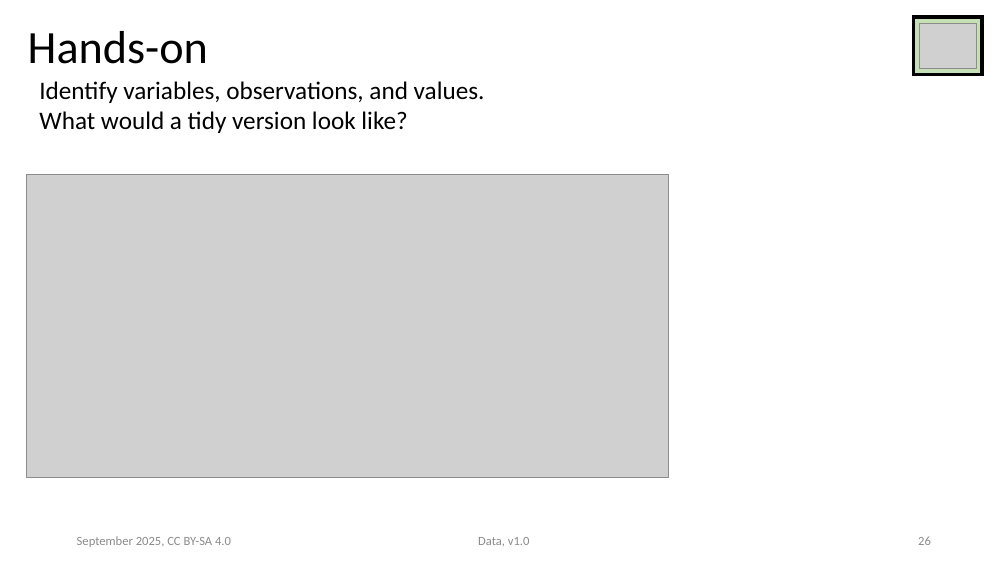
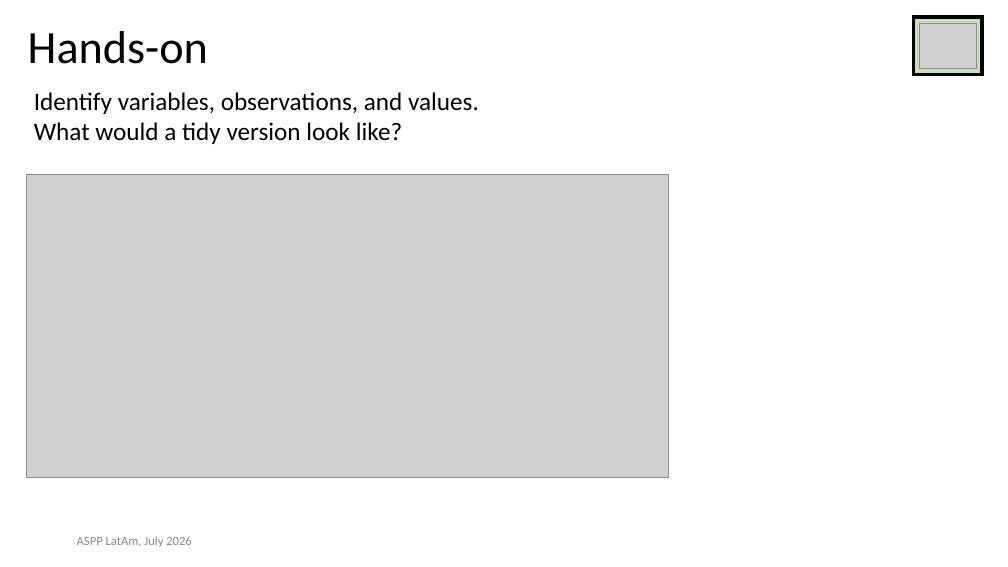
Before and after one commit to ASPP/data_class, a slide deck: slide 35 of tabular_data.pptx (slide 26 before the commit). Drawn at 1008x567 pixels with LibreOffice and Linux fonts; fonts in the diff are those of the drawing; grey boxes stand for pictures. Boxes give left, top, right and bottom in pixels: in the first picture for what was removed or moved away, otherwise in the second. Text is boxed around its words. In the diff, an @@ line names an element or a change of style, - is before the commit and + after.

Commit message:
tabular data presentation complete

```diff
--- a/tabular_data.pptx
+++ b/tabular_data.pptx
@@ text "Identify variables, observations, and values. ...": place and size @@
-text "Identify variables, observations, and values. ..." at box(39, 81, 485, 133)
+text "Identify variables, observations, and values. ..." at box(34, 92, 479, 144)
@@ text at box(77, 536, 192, 547): text changed @@
-September 2025, CC BY-SA 4.0
+ASPP LatAm, July 2026
@@ text removed at box(478, 537, 530, 546) @@
-Data, v1.0
@@ page number removed at box(918, 536, 931, 545) @@
-26
```
Also in this commit, not shown: 35 other slides changed, 18 slides added, 9 slides removed, 12 other files.
